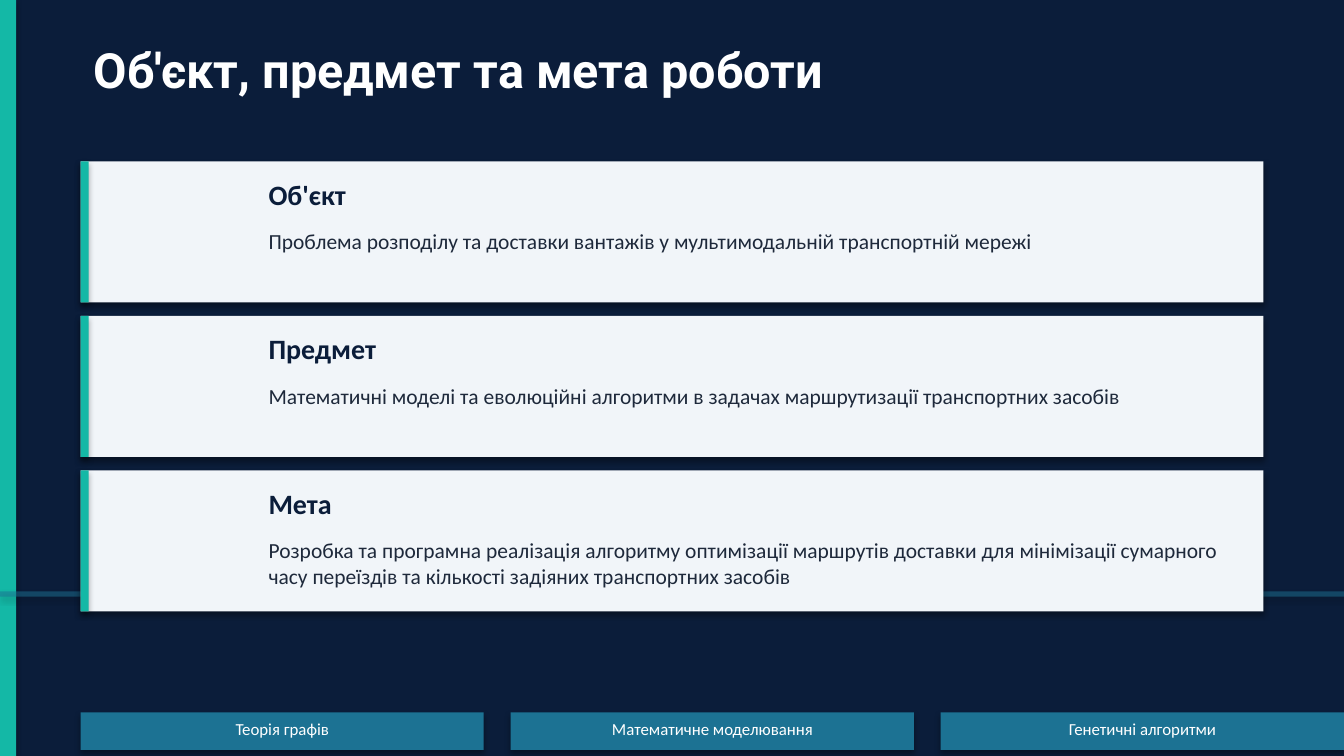
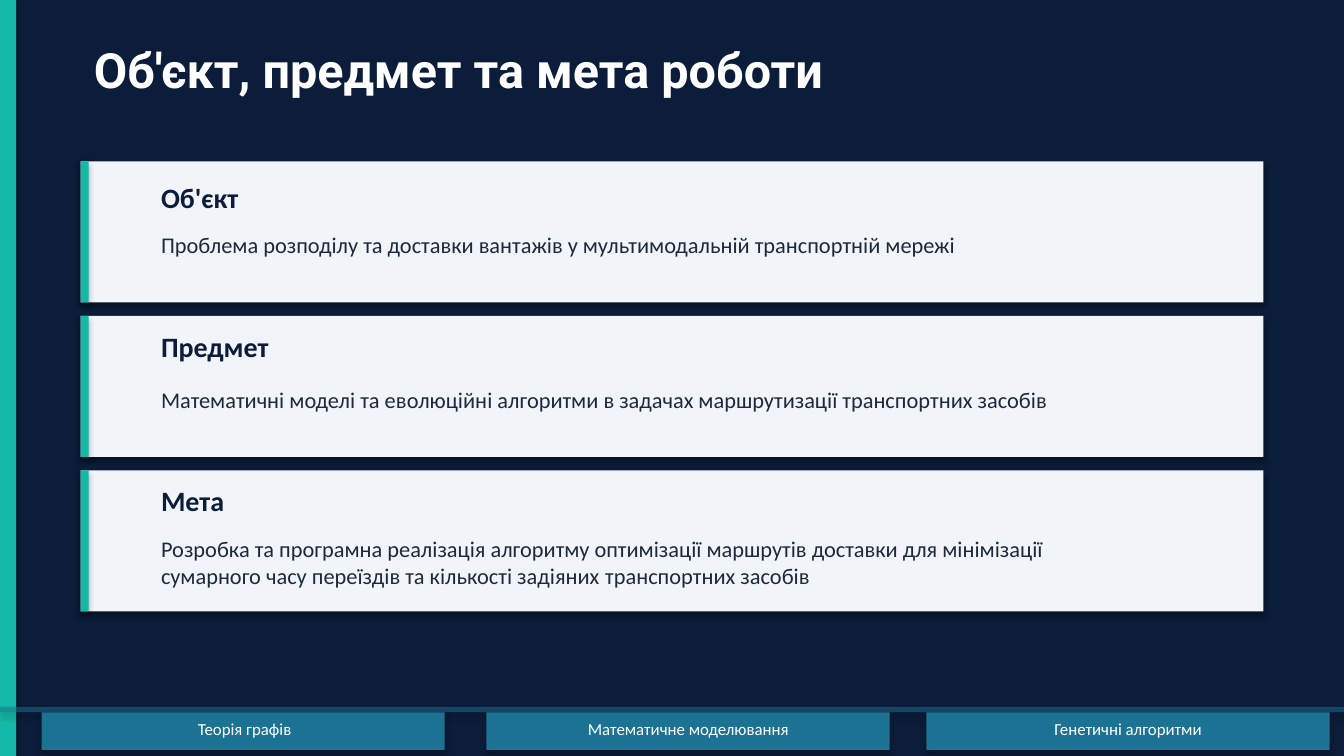
Before and after one commit to timurrte/DeliveryIQ, a slide deck: slide 2 of Звіт/Диплом/Презентація/Презентація_диплом_Ніколаєв.pptx. Drawn at 1344x756 pixels with LibreOffice and Linux fonts; fonts in the diff are those of the drawing. Boxes give left, top, right and bottom in pixels: in the first picture for what was removed or moved away, otherwise in the second. Text is boxed around its words. In the diff, an @@ line names an element or a change of style, - is before the commit and + after.

```diff
--- a/Звіт/Диплом/Презентація/Презентація_диплом_Ніколаєв.pptx
+++ b/Звіт/Диплом/Презентація/Презентація_диплом_Ніколаєв.pptx
@@ text "Об'єкт": place and size @@
-text "Об'єкт" at [269,185,346,206]
+text "Об'єкт" at [161,188,238,209]
@@ size 11.5 to 12 pt in 3 elements at [161,541,1042,588], [161,392,1047,412], [161,237,954,257] @@
@@ text "Проблема розподілу та доставки вантажів ...": place and size @@
-text "Проблема розподілу та доставки вантажів ..." at [269,234,1032,253]
+text "Проблема розподілу та доставки вантажів ..." at [161,237,954,257]
@@ text "Предмет": place and size @@
-text "Предмет" at [269,341,376,364]
+text "Предмет" at [161,339,268,362]
@@ text "Математичні моделі та еволюційні алгоритми ...": place and size @@
-text "Математичні моделі та еволюційні алгоритми ..." at [269,389,1119,408]
+text "Математичні моделі та еволюційні алгоритми ..." at [161,392,1047,412]
@@ text "Мета": place and size @@
-text "Мета" at [269,496,332,515]
+text "Мета" at [161,493,224,512]
@@ text "Розробка та програмна реалізація алгоритму ...": place and size @@
-text "Розробка та програмна реалізація алгоритму ..." at [269,543,1217,588]
+text "Розробка та програмна реалізація алгоритму ..." at [161,541,1042,588]
@@ rectangle: place and size @@
-rectangle at [0,591,1344,597]
+rectangle at [0,707,1344,712]
@@ rectangle: place and size @@
-rectangle at [81,712,484,750]
+rectangle at [42,712,445,750]
@@ text "Теорія графів": place and size @@
-text "Теорія графів" at [236,723,329,738]
+text "Теорія графів" at [198,723,291,738]
@@ text "Математичне моделювання": place and size @@
-text "Математичне моделювання" at [612,724,813,738]
+text "Математичне моделювання" at [588,724,789,738]
@@ rectangle: place and size @@
-rectangle at [511,712,914,750]
+rectangle at [487,712,890,750]
@@ text "Генетичні алгоритми": place and size @@
-text "Генетичні алгоритми" at [1069,723,1216,738]
+text "Генетичні алгоритми" at [1054,723,1202,738]
@@ rectangle: place and size @@
-rectangle at [941,712,1344,750]
+rectangle at [926,712,1329,750]
```
Also in this commit, not shown: 10 other slides changed, 1 other file.
